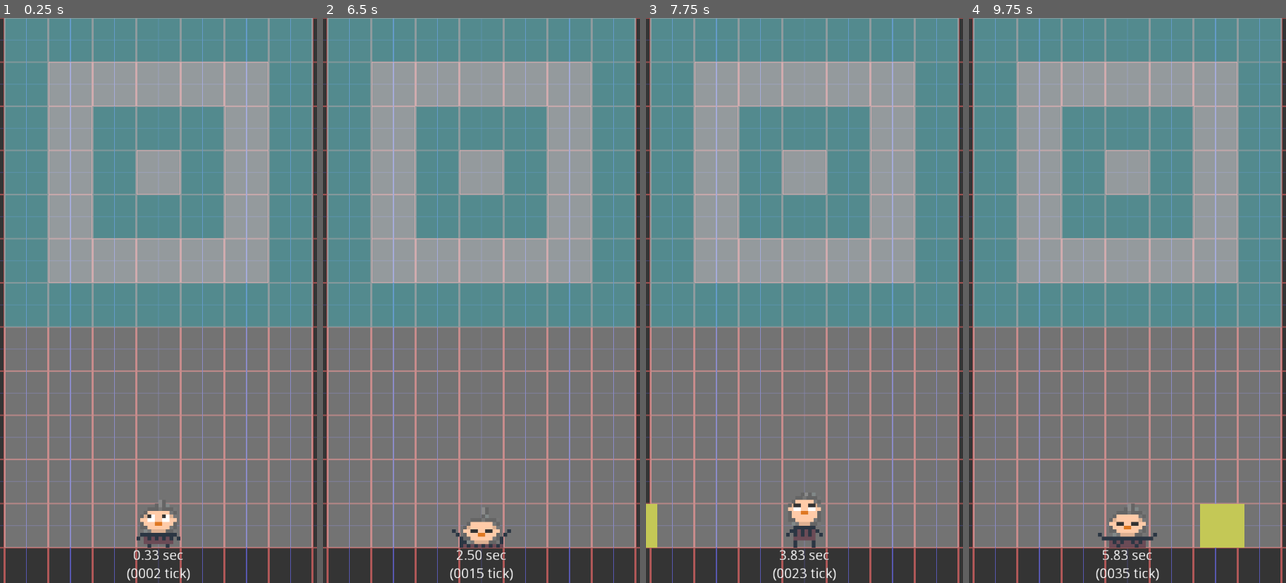
Above: before the commit, frames 1-4 (left to right).
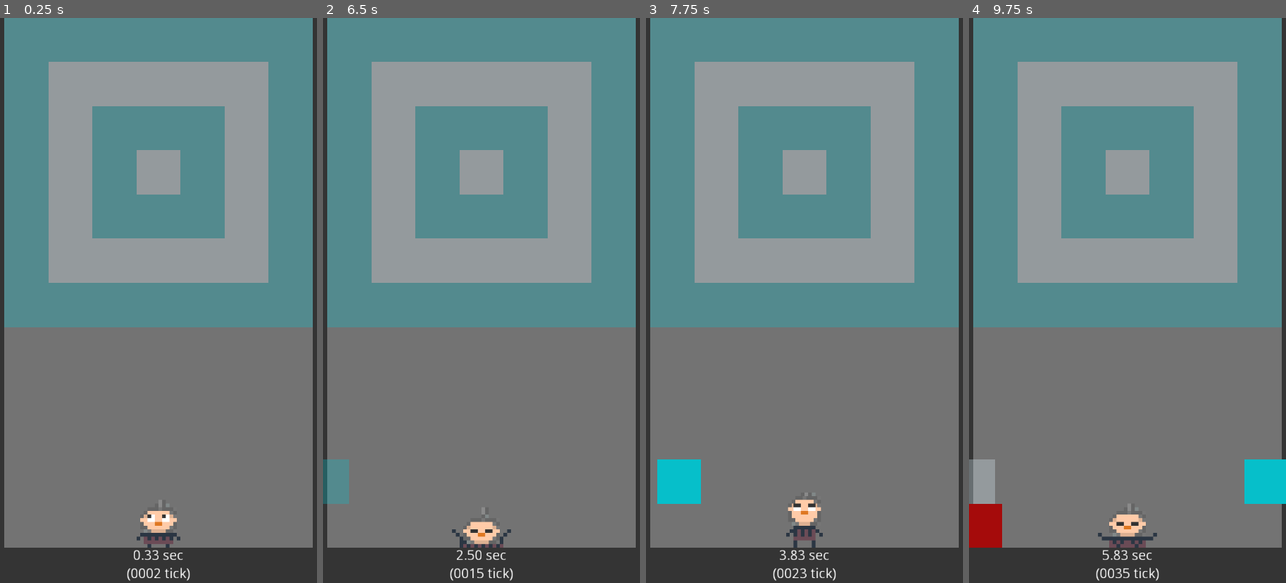
Above: after the commit, the same moments.

Repository: funexpected/jamper
Game: Godot game, scene res://level.tscn
Two runs of this game, one before a commit and one after it. Both use one fixed random seed, a clock stepped at 60 frames per second and the inputs below.
Inputs (mouse positions are in pixels of both pictures, inside the frame that each line leads up to):
- Up to frame 1 (0.25 s): no input
- Up to frame 2 (6.5 s): tap Enter (pause) at 0.5, 2, 4.15, 5.75 s; move the mouse to (551, 272) at 0.52 s; hold Space (jump) 0.53-1.28 s; click (551, 272) at 0.67 s; move the mouse to (418, 328) at 1.27 s; tap Space (jump) at 1.35, 1.52, 1.82, 2.85, 3.02, 3.32, 4.35, 4.52, 4.82, 5, 5.85, 6.02, 6.32 s; click (418, 328) at 1.42 s; move the mouse to (513, 176) at 2.02 s; hold Space (jump) 2.03-2.78 s; click (513, 176) at 2.17 s; move the mouse to (465, 413) at 2.77 s; click (465, 413) at 2.92 s; move the mouse to (576, 385) at 3.52 s; hold Space (jump) 3.53-4.28 s; click (576, 385) at 3.67 s; move the mouse to (386, 215) at 4.27 s; click (386, 215) at 4.42 s; move the mouse to (497, 300) at 5.02 s; hold Space (jump) 5.03-5.78 s; click (497, 300) at 5.17 s; move the mouse to (433, 159) at 5.77 s; click (433, 159) at 5.92 s
- Up to frame 3 (7.75 s): move the mouse to (874, 272) at 6.52 s; hold Space (jump) 6.53-7.28 s; click (874, 272) at 6.67 s; move the mouse to (741, 328) at 7.27 s; tap Space (jump) at 7.35, 7.52 s; click (741, 328) at 7.42 s
- Up to frame 4 (9.75 s): tap Space (jump) at 7.82, 8.85, 9.02, 9.32 s; move the mouse to (1159, 176) at 8.02 s; hold Space (jump) 8.03-8.78 s; click (1159, 176) at 8.17 s; move the mouse to (1111, 413) at 8.77 s; click (1111, 413) at 8.92 s; move the mouse to (1222, 385) at 9.52 s; hold Space (jump) from 9.53 s (still down); click (1222, 385) at 9.67 s

The runs differ from the first frame. In frame 1, 11% of the frame differs, in the area x 0-100%, y 0-100%; in frame 2, 11%; in frame 3, 12%; in frame 4, 14%.

Commit message:
game is alive but there is some problems with slide and with win

Diff:
--- /dev/null
+++ b/explosion.tscn
@@ -0,0 +1,41 @@
+[gd_scene load_steps=6 format=2]
+
+[sub_resource type="Gradient" id=1]
+offsets = PoolRealArray( 0, 0.5, 1 )
+colors = PoolColorArray( 0.027451, 0.752941, 0.796078, 1, 0.827451, 0.121569, 0.227451, 1, 0.717647, 0.443137, 0.827451, 1 )
+
+[sub_resource type="GradientTexture" id=2]
+gradient = SubResource( 1 )
+
+[sub_resource type="Curve" id=3]
+max_value = 10.0
+_data = [ Vector2( 0.0101775, 0.347538 ), 0.0, 0.0, 0, 0, Vector2( 0.3103, 3.43428 ), 1.25855, 0.0, 0, 0 ]
+
+[sub_resource type="CurveTexture" id=4]
+curve = SubResource( 3 )
+
+[sub_resource type="ParticlesMaterial" id=5]
+emission_shape = 1
+emission_sphere_radius = 60.0
+flag_disable_z = true
+gravity = Vector3( 0, 0, 0 )
+initial_velocity = 50.0
+initial_velocity_random = 1.0
+angular_velocity = 1.1042e+21
+angular_velocity_random = 1.0
+orbit_velocity = 0.0
+orbit_velocity_random = 0.0
+scale = 2.0
+scale_random = 1.0
+scale_curve = SubResource( 4 )
+color_ramp = SubResource( 2 )
+
+[node name="Particles2D" type="Particles2D"]
+rotation = 4.71239
+emitting = false
+amount = 400
+lifetime = 10.0
+speed_scale = 3.0
+explosiveness = 1.0
+randomness = 1.0
+process_material = SubResource( 5 )
--- a/field.gd
+++ b/field.gd
@@ -16,7 +16,7 @@
 signal on_place
 var table = []
 
-
+onready var text = $"ts"
 onready var btn = $Button
 
 func _ready():
@@ -43,6 +43,26 @@
 	var col_str = col.to_html(false)
 #	print(col_str)
 
+func get_existed_colors():
+	var color_types : PoolColorArray
+	var i = int(0)
+	for _y in range(0,8):
+		for _x in range(0,8):
+			i += 1
+			var col = image.get_pixel(_x,_y).to_html(false)
+			if !_is_color_in_array(color_types, col):
+#				where did i get this color? from (7:0)
+				if col == "000000":
+					continue
+				color_types.append(col)
+	return color_types
+
+
+func _is_color_in_array(ar : PoolColorArray, color : Color) -> bool:
+	for cl in ar:
+		if cl == color:
+			return true
+	return false
 
 func create_table():
 	var plug = -1
@@ -67,9 +87,9 @@
 	print_table()
 	var speed = obj.speed.y
 	var dic = block_is_good(obj)
-
 	if typeof(dic)  == TYPE_DICTIONARY && dic["bool"] == true:
 		if is_full_jumper(table):
+			print("win!")
 			emit_signal("win")
 #		print("run good")
 		run_block(obj, dic)
@@ -117,11 +137,11 @@
 
 func __is_color_same(cell, obj):
 	var dic = {
-		"bool" : null,
-		"cell":
-		{"x": null,
-		"y": null
-		}
+					"bool" : null,
+					"cell": {
+								"x": null,
+								"y": null
+							}
 		}
 
 	if cell.y < 7:
@@ -131,11 +151,15 @@
 			table[int(cell.y)][int(cell.x)] = Color(_color_from_obj)
 			dic["bool"] = true
 		else:
+#			print("Velid color")
+#			print(_color_original.is_valid_html_color())
+			$color_r.color = Color(_color_original)
 			dic["bool"] = false
 	else:
 		dic["bool"] = false
 	dic["cell"]["x"] = int(cell.x)
 	dic["cell"]["y"] = int(cell.y)
+
 	return dic
 
 func run_block(obj, dic):
@@ -157,11 +181,6 @@
 	var end_pos = Vector2(start_pos.x, prom)
 	var s = start_pos.y - end_pos.y
 	var t = s / obj.speed.y
-
-
-
-
-
 	tw.ip(obj, "position:y", obj.position.y, end_pos.y, t)
 	yield(Time.wait(t), "completed")
 	destroy(obj)
--- a/field.tscn
+++ b/field.tscn
@@ -23,3 +23,22 @@
 size_flags_vertical = 3
 texture = ExtResource( 2 )
 expand = true
+
+[node name="ts" type="TextEdit" parent="."]
+visible = false
+margin_left = -447.464
+margin_top = 768.447
+margin_right = 632.536
+margin_bottom = 1344.45
+rect_min_size = Vector2( 1080, 576 )
+mouse_filter = 2
+size_flags_horizontal = 3
+readonly = true
+
+[node name="color_r" type="ColorRect" parent="."]
+visible = false
+margin_left = 479.0
+margin_top = 1241.0
+margin_right = 586.0
+margin_bottom = 1316.0
+color = Color( 0, 1, 0, 1 )
--- a/grandma.gd
+++ b/grandma.gd
@@ -38,8 +38,11 @@
 
 func move(value = moving):
 	moving = value
-	tw.ip(self, "position:x", position.x, (grid_pos.x+value/2.0)*CELL.x, Time.TICK)
-	grid_pos.x += value/2.0
+#	tw.ip(self, "position:x", position.x, (grid_pos.x+value/2.0)*CELL.x, Time.TICK)
+#	grid_pos.x += value/2.0
+	tw.ip(self, "position:x", position.x, (grid_pos.x+value/1.0)*CELL.x, Time.TICK)
+	grid_pos.x += value/1.0
+#	grid_pos.x += value/2.0
 
 func down():
 	jumping = true
@@ -62,6 +65,7 @@
 
 var jumping = false
 func jump():
+
 	if jumping:
 		yield(Time.defer(), "completed")
 		return
@@ -71,13 +75,26 @@
 	sprite.play(type)
 #	print("start '%s' at %s (scale: %s)" % [type, Time.tick, sprite.speed_scale])
 	yield(sprite, "animation_finished")
+
+	if grid_pos.y > 0:
+		moving = NONE
+#		position.y += 150
+#		grid_pos.y += 1
+		down()
+#
 	type = "idle"
 	sprite.speed_scale = 1 / Time.TICK / ANIM_TIME[type]
 	sprite.play(type)
 	moving = NONE
 	jumping = false
+
 #	print("start '%s' at %s (scale: %s)" % [type, Time.tick, sprite.speed_scale])
 
+func win_jump():
+	var limit = 3
+	for i in range(0, limit):
+		sprite.play("jump")
+		yield(sprite, "animation_finished")
 
 func jump_and_slide(dir, force):
 	if jumping:
@@ -95,8 +112,9 @@
 		sprite.speed_scale = 1 / Time.TICK / ANIM_TIME[type]
 		sprite.play(type)
 #		print("start '%s' at %s (scale: %s)" % [type, Time.tick, sprite.speed_scale])
-		yield(sprite, "animation_finished")
+#		yield(sprite, "animation_finished")
 		moving = dir
+#		position.x += dir * 150
 		position.y -= 150
 	type = "idle"
 	sprite.speed_scale = 1 / Time.TICK / ANIM_TIME[type]
@@ -104,6 +122,7 @@
 #	print("start '%s' at %s (scale: %s)" % [type, Time.tick, sprite.speed_scale])
 	yield(sprite, "animation_finished")
 	jumping = false
+
 
 #
 #var _pushing = false
--- a/grandma.tscn
+++ b/grandma.tscn
@@ -8,33 +8,33 @@
 [ext_resource path="res://animations/grandma_slide/slide0013.png" type="Texture" id=6]
 [ext_resource path="res://animations/grandma_slide/slide0014.png" type="Texture" id=7]
 [ext_resource path="res://animations/grandma_jump/jump0001.png" type="Texture" id=8]
-[ext_resource path="res://animations/grandma_jump/jump0002.png" type="Texture" id=9]
-[ext_resource path="res://animations/grandma_jump/jump0003.png" type="Texture" id=10]
-[ext_resource path="res://animations/grandma_jump/jump0004.png" type="Texture" id=11]
-[ext_resource path="res://animations/grandma_jump/jump0005.png" type="Texture" id=12]
-[ext_resource path="res://animations/grandma_jump/jump0006.png" type="Texture" id=13]
-[ext_resource path="res://animations/grandma_jump/jump0007.png" type="Texture" id=14]
-[ext_resource path="res://animations/grandma_jump/jump0008.png" type="Texture" id=15]
-[ext_resource path="res://animations/grandma_jump/jump0009.png" type="Texture" id=16]
-[ext_resource path="res://animations/grandma_jump/jump0010.png" type="Texture" id=17]
-[ext_resource path="res://animations/grandma_jump/jump0011.png" type="Texture" id=18]
-[ext_resource path="res://animations/grandma_jump/jump0012.png" type="Texture" id=19]
-[ext_resource path="res://animations/grandma_jump/jump0013.png" type="Texture" id=20]
-[ext_resource path="res://animations/grandma_jump/jump0014.png" type="Texture" id=21]
-[ext_resource path="res://animations/grandma_jump/jump0015.png" type="Texture" id=22]
-[ext_resource path="res://animations/grandma_slide/slide0001.png" type="Texture" id=23]
-[ext_resource path="res://animations/grandma_slide/slide0002.png" type="Texture" id=24]
-[ext_resource path="res://animations/grandma_slide/slide0003.png" type="Texture" id=25]
-[ext_resource path="res://animations/grandma_slide/slide0004.png" type="Texture" id=26]
-[ext_resource path="res://animations/grandma_slide/slide0005.png" type="Texture" id=27]
-[ext_resource path="res://animations/grandma_slide/slide0006.png" type="Texture" id=28]
-[ext_resource path="res://animations/grandma_slide/slide0007.png" type="Texture" id=29]
-[ext_resource path="res://animations/grandma_slide/slide0008.png" type="Texture" id=30]
-[ext_resource path="res://animations/grandma_push/grandma_jump_push0009.png" type="Texture" id=31]
-[ext_resource path="res://animations/grandma_push/grandma_jump_push0010.png" type="Texture" id=32]
-[ext_resource path="res://animations/grandma_push/grandma_jump_push0011.png" type="Texture" id=33]
-[ext_resource path="res://animations/grandma_push/grandma_jump_push0012.png" type="Texture" id=34]
-[ext_resource path="res://animations/grandma_push/grandma_jump_push0013.png" type="Texture" id=35]
+[ext_resource path="res://animations/grandma_push/grandma_jump_push0009.png" type="Texture" id=9]
+[ext_resource path="res://animations/grandma_push/grandma_jump_push0010.png" type="Texture" id=10]
+[ext_resource path="res://animations/grandma_push/grandma_jump_push0011.png" type="Texture" id=11]
+[ext_resource path="res://animations/grandma_push/grandma_jump_push0012.png" type="Texture" id=12]
+[ext_resource path="res://animations/grandma_push/grandma_jump_push0013.png" type="Texture" id=13]
+[ext_resource path="res://animations/grandma_slide/slide0001.png" type="Texture" id=14]
+[ext_resource path="res://animations/grandma_slide/slide0002.png" type="Texture" id=15]
+[ext_resource path="res://animations/grandma_slide/slide0003.png" type="Texture" id=16]
+[ext_resource path="res://animations/grandma_slide/slide0004.png" type="Texture" id=17]
+[ext_resource path="res://animations/grandma_slide/slide0005.png" type="Texture" id=18]
+[ext_resource path="res://animations/grandma_slide/slide0006.png" type="Texture" id=19]
+[ext_resource path="res://animations/grandma_slide/slide0007.png" type="Texture" id=20]
+[ext_resource path="res://animations/grandma_slide/slide0008.png" type="Texture" id=21]
+[ext_resource path="res://animations/grandma_jump/jump0002.png" type="Texture" id=22]
+[ext_resource path="res://animations/grandma_jump/jump0003.png" type="Texture" id=23]
+[ext_resource path="res://animations/grandma_jump/jump0004.png" type="Texture" id=24]
+[ext_resource path="res://animations/grandma_jump/jump0005.png" type="Texture" id=25]
+[ext_resource path="res://animations/grandma_jump/jump0006.png" type="Texture" id=26]
+[ext_resource path="res://animations/grandma_jump/jump0007.png" type="Texture" id=27]
+[ext_resource path="res://animations/grandma_jump/jump0008.png" type="Texture" id=28]
+[ext_resource path="res://animations/grandma_jump/jump0009.png" type="Texture" id=29]
+[ext_resource path="res://animations/grandma_jump/jump0010.png" type="Texture" id=30]
+[ext_resource path="res://animations/grandma_jump/jump0011.png" type="Texture" id=31]
+[ext_resource path="res://animations/grandma_jump/jump0012.png" type="Texture" id=32]
+[ext_resource path="res://animations/grandma_jump/jump0013.png" type="Texture" id=33]
+[ext_resource path="res://animations/grandma_jump/jump0014.png" type="Texture" id=34]
+[ext_resource path="res://animations/grandma_jump/jump0015.png" type="Texture" id=35]
 
 [sub_resource type="SpriteFrames" id=1]
 animations = [ {
@@ -48,20 +48,20 @@
 "name": "idle",
 "speed": 1.0
 }, {
-"frames": [ ExtResource( 8 ), ExtResource( 9 ), ExtResource( 10 ), ExtResource( 11 ), ExtResource( 12 ), ExtResource( 13 ), ExtResource( 14 ), ExtResource( 15 ), ExtResource( 16 ), ExtResource( 17 ), ExtResource( 18 ), ExtResource( 19 ), ExtResource( 20 ), ExtResource( 21 ), ExtResource( 22 ) ],
+"frames": [ ExtResource( 9 ), ExtResource( 10 ), ExtResource( 11 ), ExtResource( 12 ), ExtResource( 13 ) ],
 "loop": false,
-"name": "jump",
-"speed": 15.0
+"name": "fall",
+"speed": 5.0
 }, {
-"frames": [ ExtResource( 23 ), ExtResource( 24 ), ExtResource( 25 ), ExtResource( 26 ), ExtResource( 27 ), ExtResource( 28 ), ExtResource( 29 ), ExtResource( 30 ) ],
+"frames": [ ExtResource( 14 ), ExtResource( 15 ), ExtResource( 16 ), ExtResource( 17 ), ExtResource( 18 ), ExtResource( 19 ), ExtResource( 20 ), ExtResource( 21 ) ],
 "loop": false,
 "name": "jump_slide",
 "speed": 7.0
 }, {
-"frames": [ ExtResource( 31 ), ExtResource( 32 ), ExtResource( 33 ), ExtResource( 34 ), ExtResource( 35 ) ],
+"frames": [ ExtResource( 8 ), ExtResource( 22 ), ExtResource( 23 ), ExtResource( 24 ), ExtResource( 25 ), ExtResource( 26 ), ExtResource( 27 ), ExtResource( 28 ), ExtResource( 29 ), ExtResource( 30 ), ExtResource( 31 ), ExtResource( 32 ), ExtResource( 33 ), ExtResource( 34 ), ExtResource( 35 ) ],
 "loop": false,
-"name": "fall",
-"speed": 5.0
+"name": "jump",
+"speed": 15.0
 } ]
 
 [node name="grandma" type="Node2D"]
--- a/level.gd
+++ b/level.gd
@@ -6,6 +6,23 @@
 var is_need_to_jump = false
 const DEBUG = true
 const CELL = Vector2(150, 150)
+
+
+
+
+
+func _ready():
+	Time.connect("tick", self, "on_tick")
+	var colors = field.get_existed_colors()
+	field.connect("win", self, "win")
+	print("colors")
+	for cl in colors:
+		print(cl.to_html(false))
+	print("\n")
+	$spawner1.queue_color = colors
+	if DEBUG:
+		$debug_tick.show()
+
 
 func _input(e):
 	if e is InputEventScreenTouch:
@@ -19,10 +36,6 @@
 		elif e.is_action_pressed("jump"):
 			is_need_to_jump = true
 
-func _ready():
-	Time.connect("tick", self, "on_tick")
-	if DEBUG:
-		$debug_tick.show()
 
 func on_tick(tick):
 	$debug_tick.text = "%003.2f sec\n(%0004d tick)" % [tick*Time.TICK, tick]
@@ -47,11 +60,12 @@
 			if jump_slide == null and sq.get_pos_after_x_tick(GrandMa.ANIM_TIME.jump_slide) == grandma.grid_pos:
 				jump_slide = {"dir": sq.direction, "force": false}
 		if jump_slide:
+#			pass
 			grandma.jump_and_slide(jump_slide.dir.x, jump_slide.force)
 		else:
 			grandma.jump()
 			push_block()
-
+#
 func push_block():
 	var baba_pos = grandma.grid_pos
 	var active = get_active_squares()
@@ -85,17 +99,31 @@
 	var arr = get_tree().get_nodes_in_group("square")
 	return arr
 
+func win():
+	$win_label.show()
+	grandma.win_jump()
+	$spawner0.queue_color = PoolColorArray()
+	$spawner1.queue_color = PoolColorArray()
+	$spawner3.queue_color = PoolColorArray()
+	var list_blocks = $spawner1.get_children()
+	while list_blocks.sieze() != 1:
+		var i = randi() % list_blocks.size()
+		var el = list_blocks[i]
+		if el is Node2D:
+			el.explosion.emitting = true
 
 
 
-func _draw():
-	if DEBUG:
-		draw_line(Vector2(0, 120), Vector2(0, -1800), Color("808080ff"), 1, true)
-		for k in 1920/75:
-			for i in 1080/150:
-				for j in 2:
-					var x = 75+i*75
-					x *= 1 if j else -1
-					draw_line(Vector2(x,120), Vector2(x, -1800), Color("808080ff") if i % 2 else Color("a0ff8080"), (1 if i % 2 else 3), true)
-			var y = -75*k
-			draw_line(Vector2(-620,y), Vector2(620, y), Color("808080ff") if k % 2 else Color("a0ff8080"), (1 if k % 2 else 3), true)
+
+
+#func _draw():
+#	if DEBUG and OS.get_name() != "Android":
+#		draw_line(Vector2(0, 120), Vector2(0, -1800), Color("808080ff"), 1, true)
+#		for k in 1920/75:
+#			for i in 1080/150:
+#				for j in 2:
+#					var x = 75+i*75
+#					x *= 1 if j else -1
+#					draw_line(Vector2(x,120), Vector2(x, -1800), Color("808080ff") if i % 2 else Color("a0ff8080"), (1 if i % 2 else 3), true)
+#			var y = -75*k
+#			draw_line(Vector2(-620,y), Vector2(620, y), Color("808080ff") if k % 2 else Color("a0ff8080"), (1 if k % 2 else 3), true)
--- a/level.tscn
+++ b/level.tscn
@@ -32,6 +32,9 @@
 grow_horizontal = 2
 grow_vertical = 0
 color = Color( 1, 1, 1, 0.313726 )
+__meta__ = {
+"_edit_use_anchors_": false
+}
 
 [node name="grandma" parent="." instance=ExtResource( 2 )]
 
@@ -44,12 +47,14 @@
 
 [node name="spawner0" parent="." instance=ExtResource( 4 )]
 position = Vector2( -525, -75 )
-queue_color = PoolColorArray( 0.772549, 0.788235, 0.341176, 1 )
-tick_color = PoolIntArray( 14 )
+queue_color = PoolColorArray( 0.65098, 0.0470588, 0.0470588, 1 )
+tick_color = PoolIntArray( 25 )
 tick_offset = 3
 
 [node name="spawner1" parent="." instance=ExtResource( 4 )]
 position = Vector2( -525, -225 )
+queue_color = PoolColorArray( 0.682353, 0.796078, 0.027451, 1, 0.627451, 0.117647, 0.627451, 1 )
+tick_color = PoolIntArray( 15, 20 )
 
 [node name="spawner2" parent="." instance=ExtResource( 4 )]
 position = Vector2( 525, -225 )
@@ -57,6 +62,8 @@
 
 [node name="spawner3" parent="." instance=ExtResource( 4 )]
 position = Vector2( 525, -75 )
+queue_color = PoolColorArray( 0.858824, 0.933333, 0.0980392, 1 )
+tick_color = PoolIntArray( 40 )
 
 [node name="debug_tick" type="Label" parent="."]
 visible = false
@@ -71,3 +78,14 @@
 text = "0"
 align = 1
 valign = 1
+
+[node name="win_label" type="Label" parent="."]
+visible = false
+margin_left = 343.0
+margin_top = 30.0
+margin_right = 468.0
+margin_bottom = 76.0
+rect_scale = Vector2( 2, 2 )
+text = "WIN!"
+
+[editable path="spawner2"]
--- a/project.godot
+++ b/project.godot
@@ -29,6 +29,11 @@
 Time="*res://tw_time/time.gd"
 tw="*res://tw_time/tw.gd"
 
+[debug]
+
+settings/fps/force_fps=60
+settings/stdout/print_fps=true
+
 [display]
 
 window/size/width=1080
@@ -36,6 +41,7 @@
 window/size/test_width=540
 window/size/test_height=960
 window/dpi/allow_hidpi=true
+window/handheld/orientation="portrait"
 window/stretch/mode="2d"
 window/stretch/aspect="expand"
 
@@ -63,4 +69,5 @@
 
 [rendering]
 
+threads/thread_model=2
 environment/default_environment="res://default_env.tres"
--- a/square.gd
+++ b/square.gd
@@ -18,6 +18,7 @@
 var start_tick = 0
 var start_pos = Vector2.ZERO
 
+onready var explosion = $explosion
 
 #func get_pos():
 #	if direction.x > 0:
@@ -25,6 +26,22 @@
 #	else:
 #		pos =  Vector2((12 + position.x / 75)/ 2.0 - 3, y_pos)
 #	return pos
+
+
+func _ready():
+	print("from part")
+	explosion.emitting = false
+	var col = explosion.process_material.color_ramp.gradient.colors
+	col.set(0, self.color)
+#	var col_1 = col.duplicate()
+#	col_1[0] = Color(self.color)
+#	explosion.process_material.color_ramp.gradient.set_colors(col_1)
+#	col[0] = Color(self.color)
+#	explosion.emitting = true
+#	print(self.color.to_html())
+#	print(col[0].to_html())
+#	for c in col:
+#		print(c.to_html())
 
 func get_pos_after_x_tick(x):
 	return start_pos + Vector2(direction.x * (Time.tick - start_tick + x)*0.5, 0)
--- a/square.tscn
+++ b/square.tscn
@@ -1,6 +1,7 @@
-[gd_scene load_steps=2 format=2]
+[gd_scene load_steps=3 format=2]
 
 [ext_resource path="res://square.gd" type="Script" id=1]
+[ext_resource path="res://explosion.tscn" type="PackedScene" id=2]
 
 [node name="square" type="Node2D" groups=[
 "square",
@@ -19,3 +20,8 @@
 rect_scale = Vector2( 2, 2 )
 align = 1
 valign = 1
+
+[node name="explosion" parent="." instance=ExtResource( 2 )]
+emitting = true
+
+[editable path="explosion"]
--- /dev/null
+++ b/test_part.tscn
@@ -0,0 +1,13 @@
+[gd_scene load_steps=3 format=2]
+
+[ext_resource path="res://jamper.png" type="Texture" id=1]
+[ext_resource path="res://explosion.tscn" type="PackedScene" id=2]
+
+[node name="test" type="Node2D"]
+
+[node name="Sprite" type="Sprite" parent="."]
+position = Vector2( 420.94, 460.131 )
+texture = ExtResource( 1 )
+
+[node name="Particles2D" parent="Sprite" instance=ExtResource( 2 )]
+emitting = true
--- a/tw_time/time.gd
+++ b/tw_time/time.gd
@@ -9,9 +9,10 @@
 const FORMAT_SECONDS_TINY = 2
 
 func _ready():
-	pause_mode = Node.PAUSE_MODE_PROCESS
-	get_tree().connect("idle_frame", self, "emit_signal", ["idle"])
-	get_tree().connect("physics_frame", self, "emit_signal", ["fixed"])
+	pass
+#	pause_mode = Node.PAUSE_MODE_PROCESS
+#	get_tree().connect("idle_frame", self, "emit_signal", ["idle"])
+#	get_tree().connect("physics_frame", self, "emit_signal", ["fixed"])
 
 func wait(time):
 	yield(get_tree().create_timer(time), "timeout")
@@ -21,7 +22,9 @@
 var tick = 0
 
 var tmp = 0
+#func _process(delta):
 func _process(delta):
+#	print(delta)
 	if get_tree().paused:
 		return
 	time += delta
Not shown, changed: export_presets.cfg
